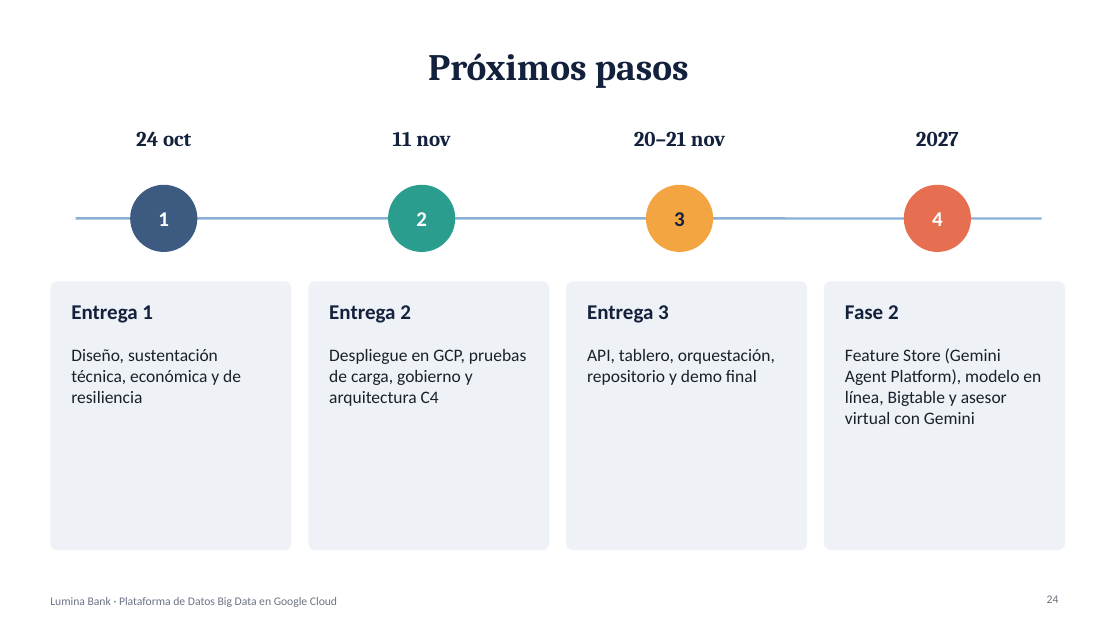
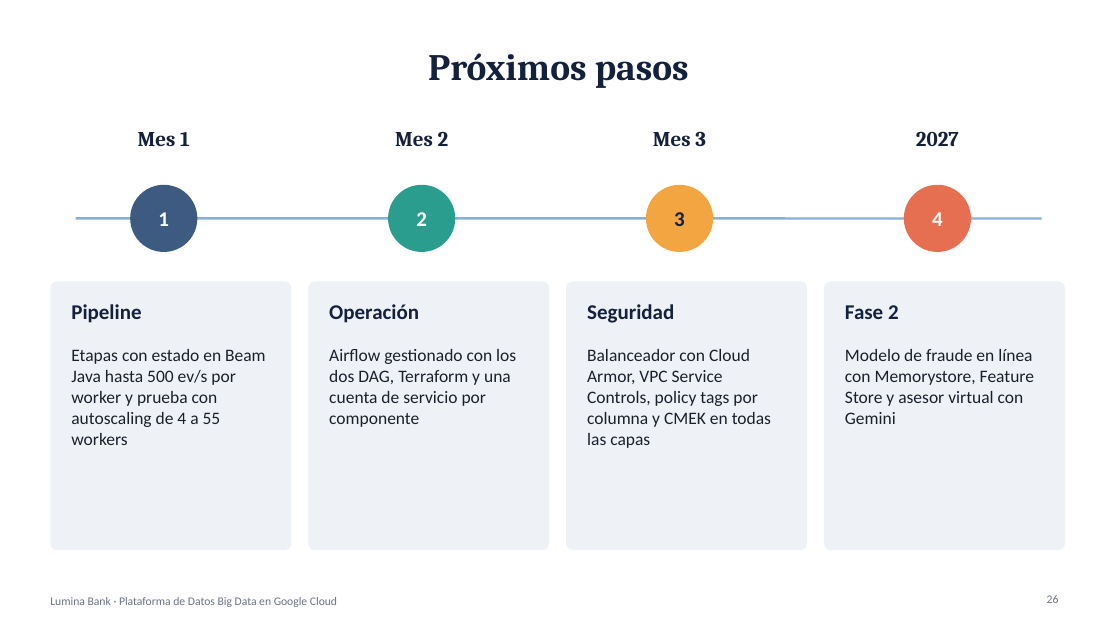
Before and after one commit to bmontoyag/utec_bigdata_trabajo, a slide deck: slide 26 of presentacion/Lumina Bank - Sustentacion.pptx (slide 24 before the commit). Drawn at 1120x630 pixels with LibreOffice and Linux fonts; fonts in the diff are those of the drawing. Boxes give left, top, right and bottom in pixels: in the first picture for what was removed or moved away, otherwise in the second. Text is boxed around its words. In the diff, an @@ line names an element or a change of style, - is before the commit and + after.

```diff
--- a/presentacion/Lumina Bank - Sustentacion.pptx
+++ b/presentacion/Lumina Bank - Sustentacion.pptx
@@ text at [138, 132, 190, 146]: text changed @@
-24 oct
+Mes 1
@@ text at [395, 131, 449, 146]: text changed @@
-11 nov
+Mes 2
@@ text at [653, 131, 706, 146]: text changed @@
-20–21 nov
+Mes 3
@@ text at [71, 304, 141, 323]: text changed @@
-Entrega 1
+Pipeline
@@ text at [329, 304, 419, 323]: text changed @@
-Entrega 2
+Operación
@@ text at [587, 304, 674, 323]: text changed @@
-Entrega 3
+Seguridad
@@ text at [71, 349, 266, 445]: text changed @@
-Diseño, sustentación técnica, económica y de resiliencia
+Etapas con estado en Beam Java hasta 500 ev/s por worker y prueba con autoscaling de 4 a 55 workers
@@ text at [329, 349, 516, 427]: text changed @@
-Despliegue en GCP, pruebas de carga, gobierno y arquitectura C4
+Airflow gestionado con los dos DAG, Terraform y una cuenta de servicio por componente
@@ text at [587, 349, 771, 448]: text changed @@
-API, tablero, orquestación, repositorio y demo final
+Balanceador con Cloud Armor, VPC Service Controls, policy tags por columna y CMEK en todas las capas
@@ text at [845, 349, 1034, 424]: text changed @@
-Feature Store (Gemini Agent Platform), modelo en línea, Bigtable y asesor virtual con Gemini
+Modelo de fraude en línea con Memorystore, Feature Store y asesor virtual con Gemini
@@ page number at [1047, 595, 1059, 603]: text changed @@
-24
+26
```
Also in this commit, not shown: 1 other slide changed, 2 slides added, 16 other files.
